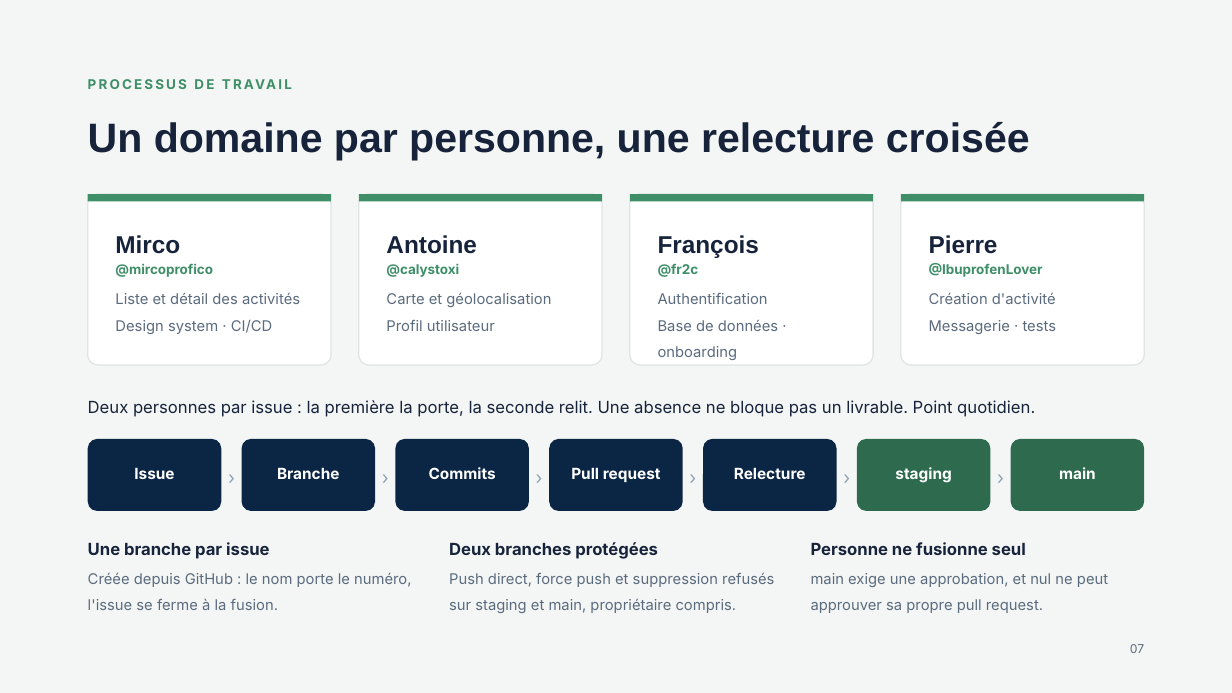
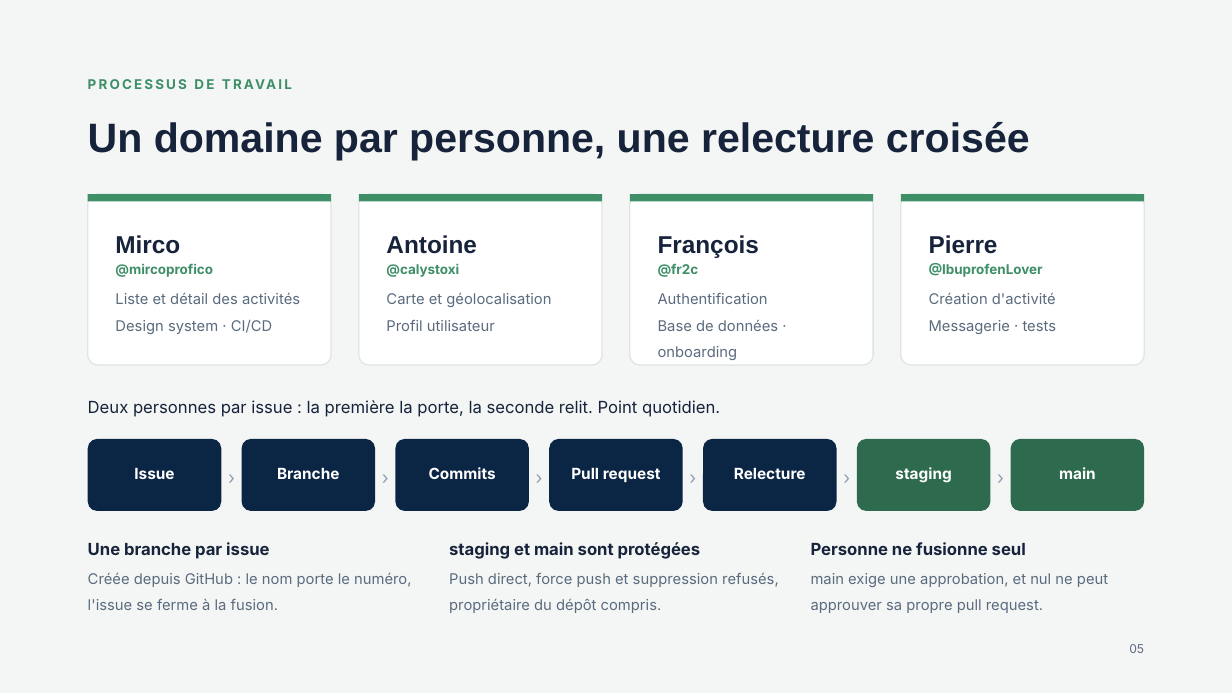
Before and after one commit to mircoprofico/FitMeet, a slide deck: slide 5 of docs/FitMeet-presentation.pptx (slide 7 before the commit). Drawn at 1232x693 pixels with LibreOffice and Linux fonts; fonts in the diff are those of the drawing. Boxes give left, top, right and bottom in pixels: in the first picture for what was removed or moved away, otherwise in the second. Text is boxed around its words. In the diff, an @@ line names an element or a change of style, - is before the commit and + after.

```diff
--- a/docs/FitMeet-presentation.pptx
+++ b/docs/FitMeet-presentation.pptx
@@ text at box(88, 400, 720, 417): text changed @@
-Deux personnes par issue : la première la porte, la seconde relit. Une absence ne bloque pas un livrable. Point quotidien.
+Deux personnes par issue : la première la porte, la seconde relit. Point quotidien.
@@ text at box(449, 542, 701, 559): text changed @@
-Deux branches protégées
+staging et main sont protégées
@@ text at box(449, 573, 779, 613): text changed @@
-Push direct, force push et suppression refusés sur staging et main, propriétaire compris.
+Push direct, force push et suppression refusés, propriétaire du dépôt compris.
@@ text at box(1129, 644, 1144, 653): text changed @@
-07
+05
```
Also in this commit, not shown: 6 other slides changed, 3 slides added, 4 slides removed, 1 other file.
